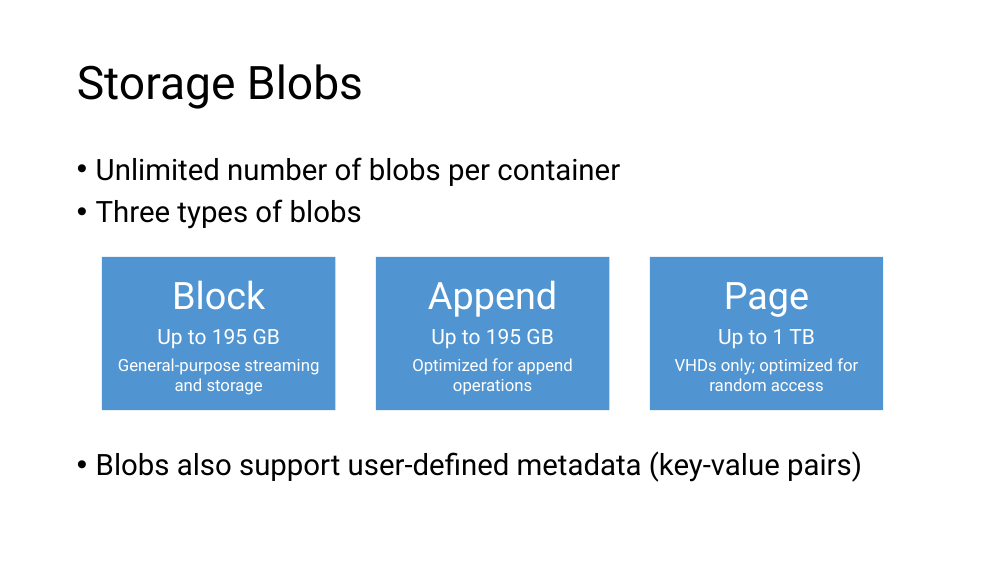
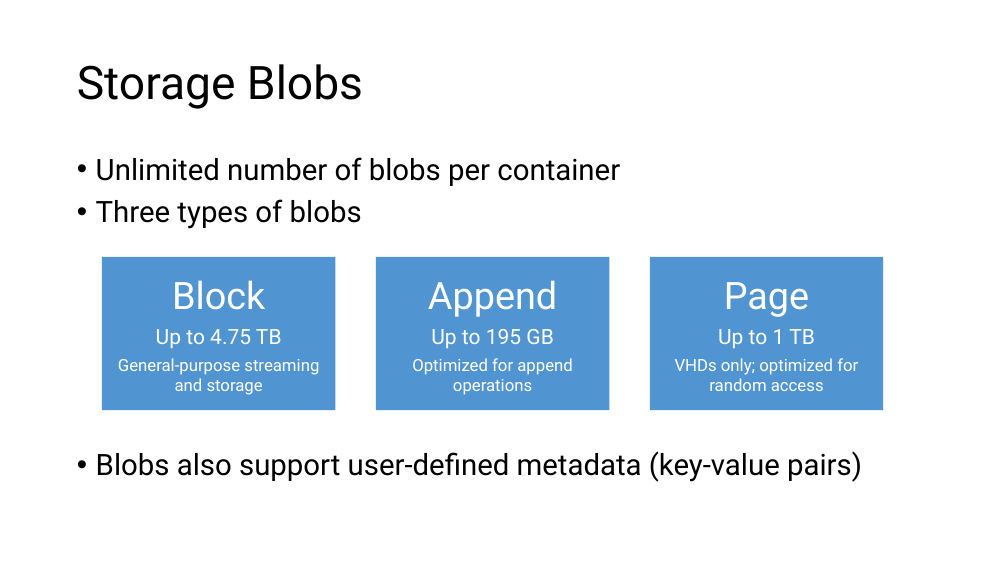
Before and after one commit to microsoft/AcademicContent, a slide deck: slide 9 of Workshop/3. Storage/Azure Storage and Cognitive Services.pptx. Drawn at 1008x567 pixels with LibreOffice and Linux fonts; fonts in the diff are those of the drawing. Boxes give left, top, right and bottom in pixels: in the first picture for what was removed or moved away, otherwise in the second. Text is boxed around its words. In the diff, an @@ line names an element or a change of style, - is before the commit and + after.

Commit message:
Updated Storage module

```diff
--- a/Workshop/3. Storage/Azure Storage and Cognitive Services.pptx
+++ b/Workshop/3. Storage/Azure Storage and Cognitive Services.pptx
@@ text in rectangle at <box>156,329,282,349</box>: text changed @@
-Up to 195 GB
+Up to 4.75 TB
```
Also in this commit, not shown: 5 other slides changed, 5 other files.
